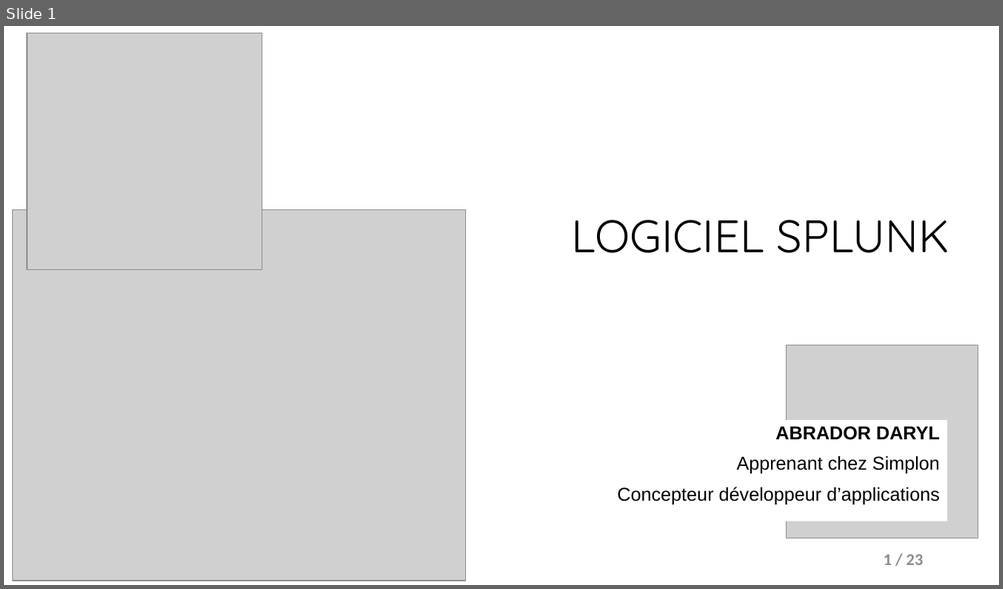
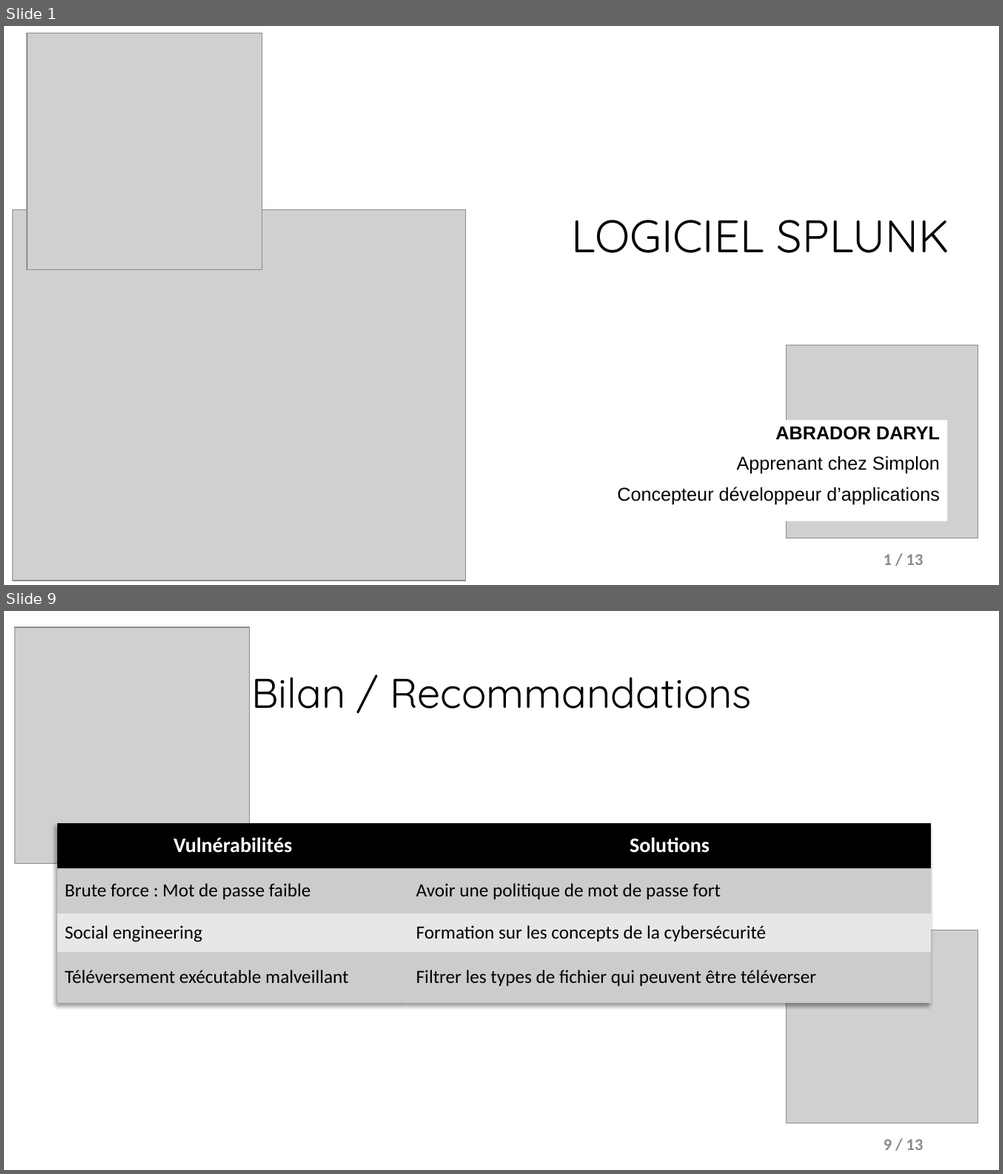
Before and after one commit to Darylabrador/cybersecurite, a slide deck: 0-PRESENTATION_POWERPOINT/presentation_splunk.pptx. Shown one above the other, each under a label of ours: slide 1 before the commit, slides 1 and 9 after it; the slides between them are not shown. The pictures are 1003x589 and 1003x1174 pixels, drawn with LibreOffice and Linux fonts; fonts in the diff are those of the drawing; grey boxes stand for pictures. Boxes give left, top, right and bottom in pixels: in the first picture for what was removed or moved away, otherwise in the second. Text is boxed around its words. In the diff, an @@ line names an element or a change of style, - is before the commit and + after.

```diff
--- a/0-PRESENTATION_POWERPOINT/presentation_splunk.pptx
+++ b/0-PRESENTATION_POWERPOINT/presentation_splunk.pptx
@@ slide 9 added at (4, 611, 999, 1170), background #FFFFFF @@
@@ picture added at (14, 627, 250, 864) @@
@@ title added at (251, 677, 751, 709), 40 pt, text #000000 @@
+Bilan / Recommandations
@@ table added at (57, 823, 930, 1003), 4 rows, 2 columns @@
+Vulnérabilités | Solutions
+Brute force : Mot de passe faible | Avoir une politique de mot de passe fort
+Social engineering | Formation sur les concepts de la cybersécurité
+Téléversement exécutable malveillant | Filtrer les types de fichier qui peuvent être téléverser
@@ picture added at (786, 931, 978, 1125) @@
@@ page number added at (883, 1139, 923, 1150), 16 pt, text #8C8C8C, bold @@
+9 / 13
@@ page number at (883, 554, 923, 565): text changed @@
-1 / 23
+1 / 13
```
Also in this commit, not shown: 4 slides changed, 7 other slides added, 2 slides removed, 7 other files.
